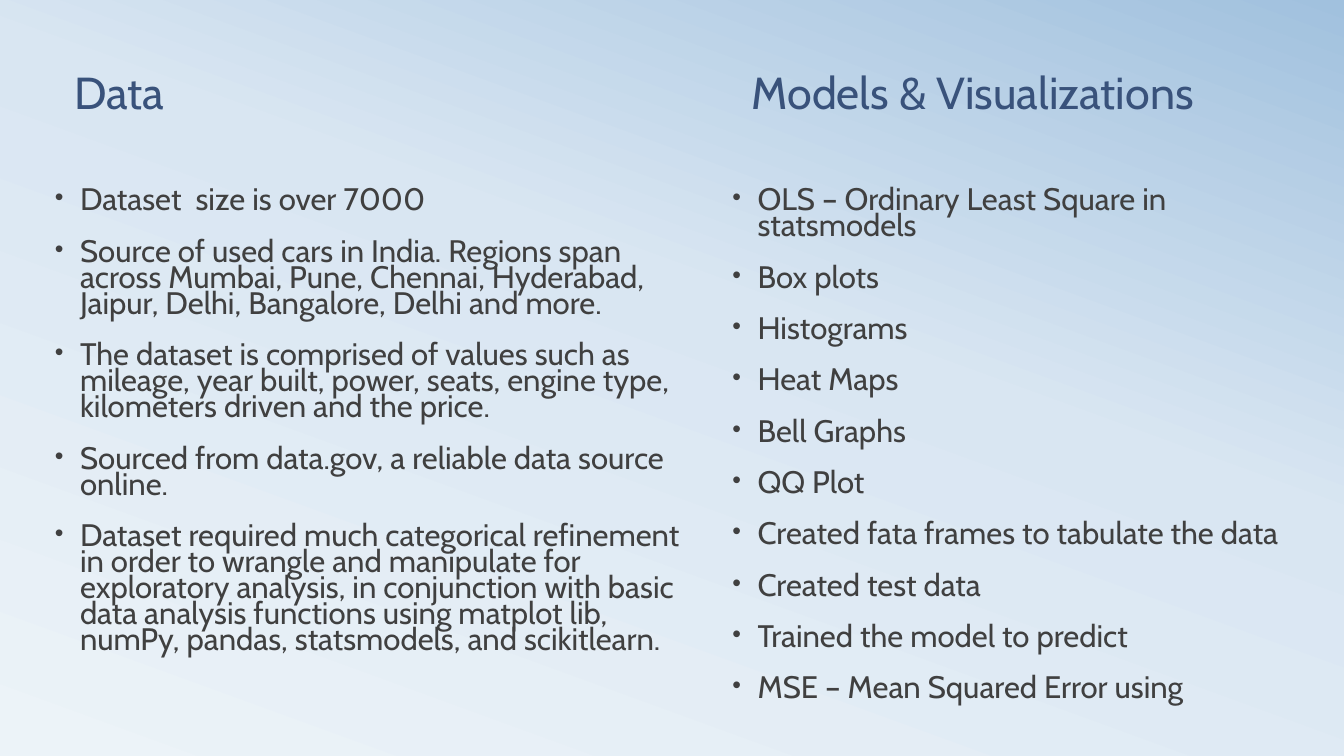
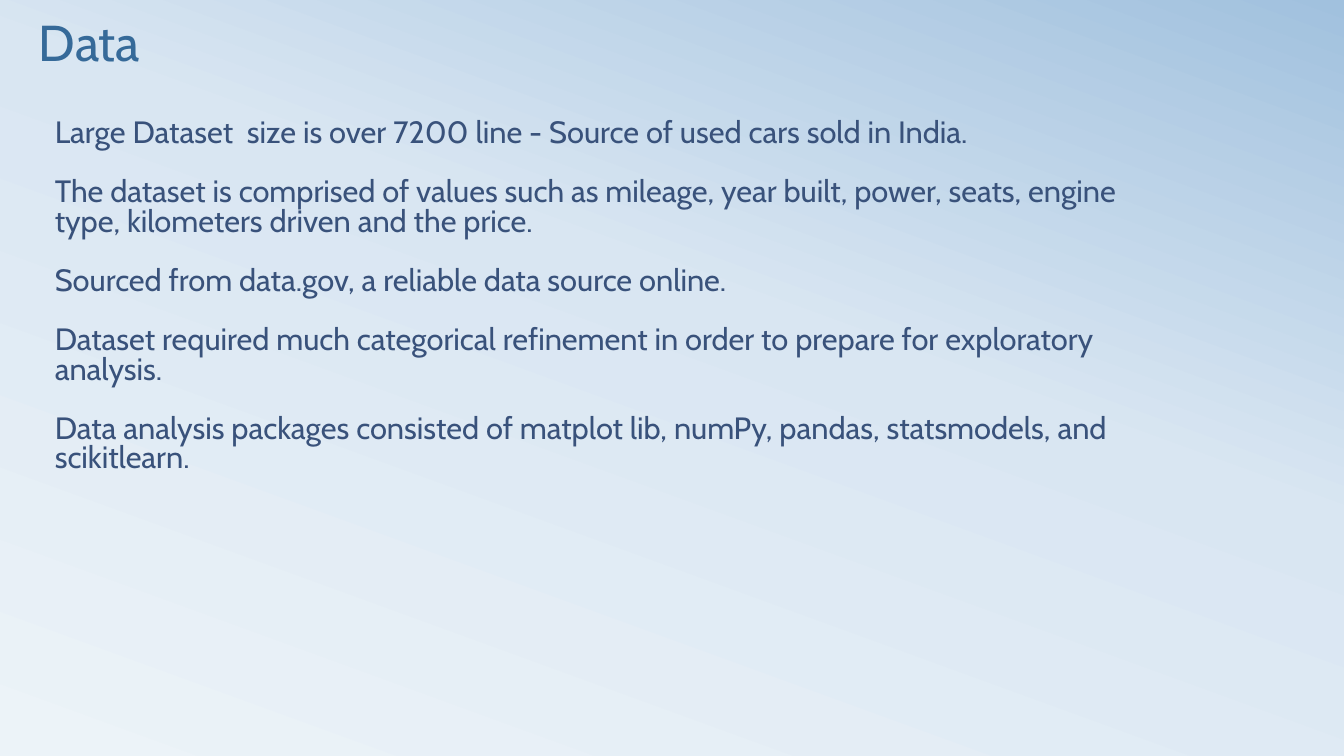
Before and after one commit to githosted/CAPSTONE, a slide deck: slide 4 of Capstone.pptx (slide 5 before the commit). Drawn at 1344x756 pixels with LibreOffice and Linux fonts; fonts in the diff are those of the drawing. Boxes give left, top, right and bottom in pixels: in the first picture for what was removed or moved away, otherwise in the second. Text is boxed around its words. In the diff, an @@ line names an element or a change of style, - is before the commit and + after.

```diff
--- a/Capstone.pptx
+++ b/Capstone.pptx
@@ text "Data": place and size @@
-text "Data" at (74,77,164,110)
+text "Data" at (39,25,140,62)
@@ text "Data" at (39,25,140,62): size 32 to 36 pt, text colour #39527B to #366A99; vertical alignment middle to top @@
@@ title "Large Dataset size is over ..." at (55,120,1116,469): vertical alignment top to bottom @@
@@ text removed at (752,75,1194,110) @@
-Models & Visualizations
@@ title at (55,120,1116,469): text changed; size 22.2 to 22 pt; text colour #404040 to #39527B @@
-• Dataset size is over 7000
-• Source of used cars in India. Regions span across Mumbai, Pune, Chennai, Hyderabad, Jaipur, Delhi, Bangalore, Delhi and more.
-• The dataset is comprised of values such as mileage, year built, power, seats, engine type, kilometers driven and the price.
-• Sourced from data.gov, a reliable data source online.
-• Dataset required much categorical refinement in order to wrangle and manipulate for exploratory analysis, in conjunction with basic data analysis functions using matplot lib, numPy, pandas, statsmodels, and scikitlearn.
+Large Dataset size is over 7200 line - Source of used cars sold in India.
+The dataset is comprised of values such as mileage, year built, power, seats, engine type, kilometers driven and the price.
+Sourced from data.gov, a reliable data source online.
+Dataset required much categorical refinement in order to prepare for exploratory analysis.
+Data analysis packages consisted of matplot lib, numPy, pandas, statsmodels, and scikitlearn.
@@ text removed at (758,186,1278,706) @@
-• OLS – Ordinary Least Square in statsmodels
-• Box plots
-• Histograms
-• Heat Maps
-• Bell Graphs
-• QQ Plot
-• Created fata frames to tabulate the data
-• Created test data
-• Trained the model to predict
-• MSE – Mean Squared Error using
```
Also in this commit, not shown: 4 other slides changed, 3 slides added, 3 slides removed, 3 other files.
